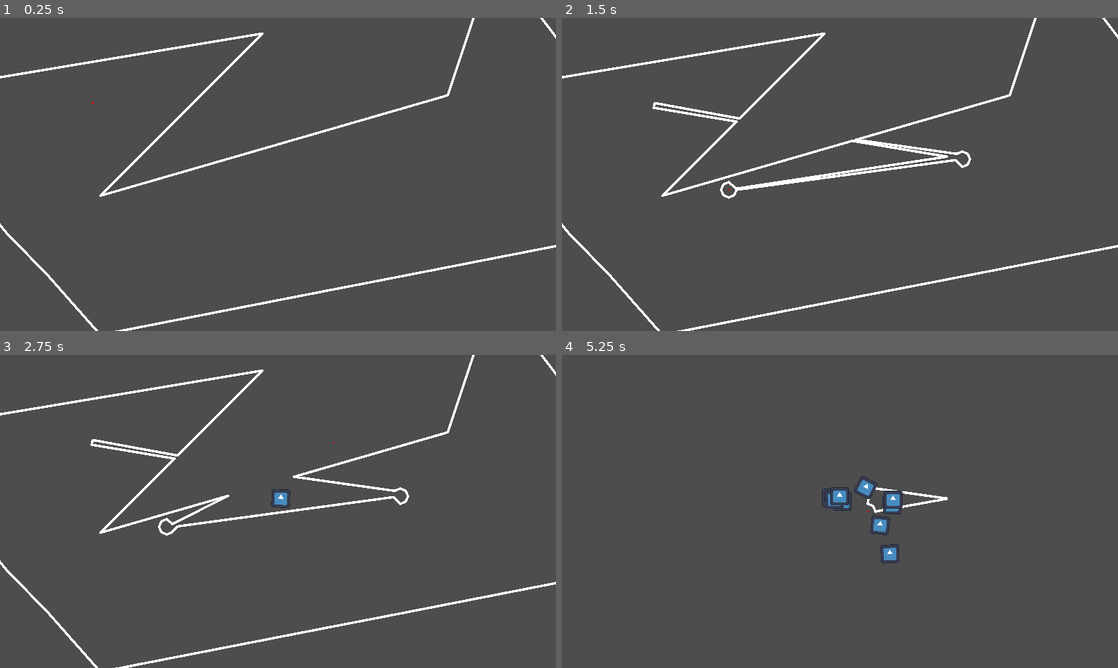
Above: before the commit, frames 1-4 (two rows, left to right).
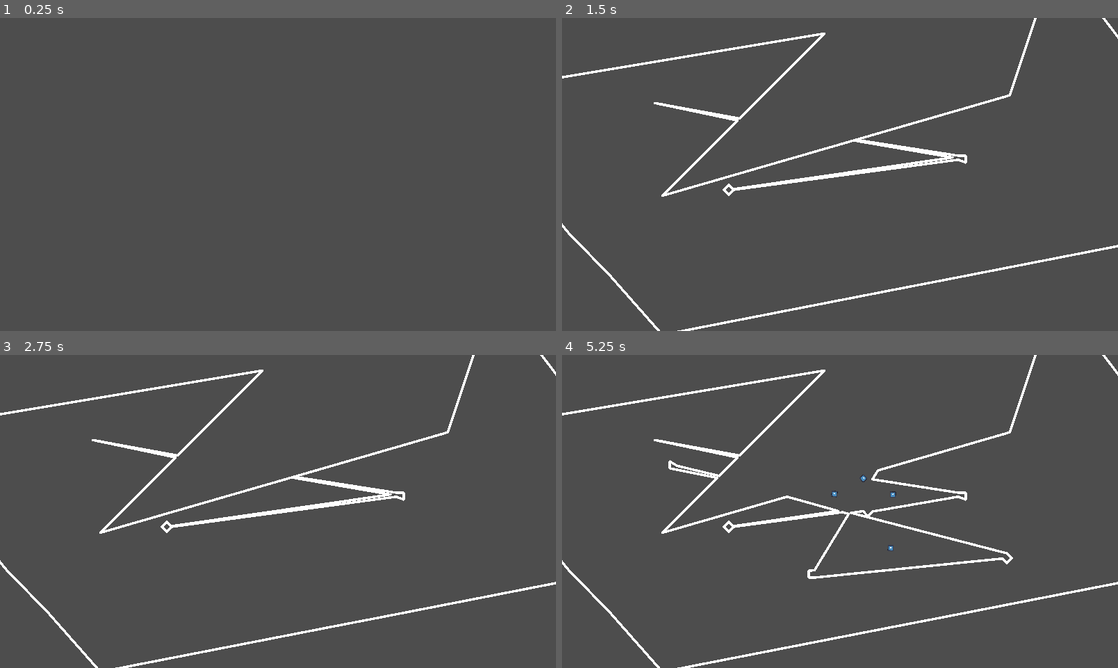
Above: after the commit, the same moments.

Repository: Quicksilver151/LazeAround
Game: Godot game, scene res://Scenes/testing_scene.tscn
Two runs of this game, one before a commit and one after it. Both use one fixed random seed, a clock stepped at 60 frames per second and the inputs below. The engine's default icon, where the game draws it, is replaced by a stand-in: a white triangle on a blue panel in a dark square.
Inputs (mouse positions are in pixels of both pictures, inside the frame that each line leads up to):
- Up to frame 1 (0.25 s): no input
- Up to frame 2 (1.5 s): tap Enter at 0.5 s; move the mouse to (962, 158) at 0.52 s; click (962, 158) at 0.67 s; tap Space at 1.25 s; move the mouse to (728, 190) at 1.27 s; click (728, 190) at 1.42 s
- Up to frame 3 (2.75 s): tap Enter at 2 s; move the mouse to (333, 442) at 2.02 s; click (333, 442) at 2.17 s
- Up to frame 4 (5.25 s): tap Space at 2.75, 4.25 s; move the mouse to (812, 574) at 2.77 s; click (812, 574) at 2.92 s; tap Enter at 3.5 s; move the mouse to (1006, 558) at 3.52 s; click (1006, 558) at 3.67 s; move the mouse to (673, 464) at 4.27 s; click (673, 464) at 4.42 s; move the mouse to (867, 511) at 5.02 s; click (867, 511) at 5.17 s

The runs differ from the first frame. In frame 1, 2.2% of the frame differs, in the area x 0-100%, y 0-100%; in frame 2, 0.7%; in frame 3, 1.1%; in frame 4, 4.3%.

Commit message:
made polycutter. also tested polygon failure

Diff:
--- a/Objects/ObjectAssets/Morphgon2D.gd
+++ /dev/null
@@ -1,29 +0,0 @@
-extends CollisionPolygon2D
-class_name Morphgon2D
-
-# Called when the node enters the scene tree for the first time.
-func _ready():
-	var new_polygon = PolygonLib.createRectanglePolygon(Vector2(1,1)*10)
-	polygon = new_polygon
-
-var time : float = 0.0
-var LAPSE: float = 0.01
-func _physics_process(delta):
-	# for each second:
-	time += delta
-	if time > LAPSE:
-		change_shape()
-		time = 0.0
-
-
-func change_shape():
-	var points = get_node("Line2D").points
-
-	var new_polygon = PolygonLib.createRectanglePolygon(Vector2(1,1)*10)
-	var new_node = Polygon2D.new()
-	new_node.polygon = new_polygon
-	new_node.self_modulate.a = 0.3
-	new_node.position = global_position
-	get_parent().get_parent().add_child(new_node)
-
-	print("okk")
--- /dev/null
+++ b/Objects/ObjectAssets/PolyCutter2D.gd
@@ -0,0 +1,64 @@
+extends Node2D
+class_name PolyCutter2D
+
+
+@onready var LazerPolygon: CollisionPolygon2D = get_parent()
+@onready var Lazer: Area2D = get_parent().get_parent()
+
+
+
+const MIN_DISTANCE = 5
+var prev_pos = Vector2.ZERO
+
+func _physics_process(delta):
+	if !is_visible_in_tree():
+		return
+
+	cut()
+
+func cut():
+	for body in Lazer.get_overlapping_bodies():
+		if !body.is_in_group("lazable"):
+			continue
+
+#		print(body.get_node("CollisionPolygon2D").polygon)
+		var results = PolygonLib.cutShape(body.get_node("CollisionPolygon2D").polygon,LazerPolygon.polygon,body.get_global_transform(), get_global_transform())
+
+		if results:
+			results = results.final
+			if results.size() == 0:
+				return
+
+
+			var new_main_poly = PolygonLib.simplifyLine(results[0],Global.PolygonDetail)
+			if Geometry2D.triangulate_polygon(new_main_poly).is_empty():
+				print("naaah")
+			body.get_node("CollisionPolygon2D").polygon = new_main_poly
+#			body.get_node("CollisionPolygon2D").polygon = results[0]
+#			body.position = PolygonLib.calculatePolygonCentroid(body.get_node("CollisionPolygon2D").polygon)
+			if body is RigidBody2D:
+				body.center_of_mass_mode = RigidBody2D.CENTER_OF_MASS_MODE_CUSTOM
+				body.center_of_mass = PolygonLib.calculatePolygonCentroid(body.get_node("CollisionPolygon2D").polygon)
+#			body.get_node("CollisionPolygon2D").polygon = PolygonLib.centerPolygon(body.get_node("CollisionPolygon2D").polygon)
+			results.pop_front()
+			#TODO: FIX THIS DAMN THING
+			for result in results:
+
+				if PolygonLib.getPolygonArea(result) > 100:
+					var new_poly = CollisionPolygon2D.new()
+					var new_rigid = RigidBody2D.new()
+					var sprite = Sprite2D.new()
+					sprite.texture = load("res://icon.svg")
+					new_rigid.add_child(sprite)
+					sprite.scale = Vector2.ONE * 0.1
+
+					new_rigid.global_position = PolygonLib.calculatePolygonCentroid(result) + body.position
+					new_rigid.center_of_mass_mode = RigidBody2D.CENTER_OF_MASS_MODE_CUSTOM
+					new_rigid.center_of_mass = PolygonLib.calculatePolygonCentroid(result)
+					new_rigid.add_to_group("lazable")
+					new_poly.polygon = PolygonLib.simplifyLine(result,Global.PolygonDetail)
+					new_poly.polygon = PolygonLib.translatePolygon(new_poly.polygon, - PolygonLib.calculatePolygonCentroid(result))
+					new_poly.name = "CollisionPolygon2D"
+					Lazer.get_parent().add_child(new_rigid)
+#					new_rigid.global_position = body.global_position
+					new_rigid.add_child(new_poly)
--- a/Scenes/testing_scene.tscn
+++ b/Scenes/testing_scene.tscn
@@ -22,7 +22,7 @@
 [node name="Testing scene" type="Node2D"]
 script = SubResource("GDScript_vfj1x")
 
-[node name="Ground" type="StaticBody2D" parent="."]
+[node name="Ground" type="StaticBody2D" parent="." groups=["lazable"]]
 position = Vector2(144, -160)
 metadata/_edit_group_ = true
 
--- a/test/lazer.tscn
+++ b/test/lazer.tscn
@@ -1,15 +1,17 @@
-[gd_scene load_steps=5 format=3 uid="uid://cpt6mmcmq02ty"]
+[gd_scene load_steps=6 format=3 uid="uid://cpt6mmcmq02ty"]
 
 [ext_resource type="Script" path="res://Code/Trail.gd" id="1_gdl23"]
+[ext_resource type="Script" path="res://Objects/ObjectAssets/PolyCutter2D.gd" id="2_53cgg"]
 
 [sub_resource type="GDScript" id="GDScript_7kcrj"]
 script/source = "extends Area2D
 
+
+@export_range(1,10,0.1) var LineWidth = 5.0
+
 @onready var LazerArea = self
 @onready var LazerPolygon = $LazerPolygon
-var displacement = 0
-const MIN_DISTANCE = 5
-var prev_pos = Vector2.ZERO
+
 
 # Called when the node enters the scene tree for the first time.
 func _ready():
@@ -17,14 +19,31 @@
 	pass # Replace with function body.
 
 func _physics_process(delta):
-#	var points = $Trail2D.points
-#	extrude_line(points, 50)
-	if PolygonLib.getPolygonArea(LazerPolygon.polygon) < 200:
-		LazerPolygon = $LazerPolygon2
+	for child in get_children():
+		child.hide()
+
+	if !Input.is_mouse_button_pressed(MOUSE_BUTTON_LEFT):
+		return
+
+	set_line_shape()
+	$Trail2D.show()
+
+	if $Trail2D.points[0].distance_to($Trail2D.points[1]) < 5:
+		$LazerPolygon2.show()
 	else:
-		LazerPolygon = $LazerPolygon
-	queue_redraw()
-	cut()
+		$LazerPolygon.show()
+
+#	queue_redraw()
+
+
+func set_line_shape():
+	var points = $Trail2D.points
+	var normals = PolygonLib.compute_point_normals(points)
+	var extruded = PolygonLib.translatePolygon(PolygonLib.extrude_line(points, LineWidth), -global_position)
+	if Geometry2D.triangulate_polygon(extruded).is_empty():
+		print(\"err lmao\")
+	else:
+		$LazerPolygon.polygon = extruded
 
 func move(points: PackedVector2Array, offset: Vector2) -> PackedVector2Array:
 	var new_points:PackedVector2Array = []
@@ -32,66 +51,22 @@
 		new_points.append(point + offset)
 	return new_points
 
-func _draw():
-	var points = $Trail2D.points
-	var normals = PolygonLib.compute_point_normals(points)
-	var extruded = PolygonLib.translatePolygon(PolygonLib.extrude_line(points, 10), -global_position)
-
-	$LazerPolygon.polygon = extruded
-#	draw_polygon(extruded, PackedColorArray([Color.BLUE]))
-
-	for i in range(extruded.size()):
-		var point = extruded[i]
-		var somei = i * 1.0 / extruded.size()
-		var color = Color(somei,0,0)
-		draw_circle(point, 2, color)
-#	for i in normals.size():
-#		draw_line(points[i],points[i]*normals[i], Color.GREEN)
+#func _draw():
+#
+##	draw_polygon(extruded, PackedColorArray([Color.BLUE]))
+#
+#	for i in range(extruded.size()):
+#		var point = extruded[i]
+#		var somei = i * 1.0 / extruded.size()
+#		var color = Color(somei,0,0)
+#		draw_circle(point, 2, color)
+##	for i in normals.size():
+##		draw_line(points[i],points[i]*normals[i], Color.GREEN)
 
 
 func _unhandled_input(event):
 	if event is InputEventMouse:
 		position = get_global_mouse_position()
-
-
-func cut():
-	for body in get_overlapping_bodies():
-
-#		print(body.get_node(\"CollisionPolygon2D\").polygon)
-		var results = PolygonLib.cutShape(body.get_node(\"CollisionPolygon2D\").polygon,LazerPolygon.polygon,body.get_global_transform(), get_global_transform())
-
-		if results:
-			results = results.final
-			if results.size() == 0:
-				return
-
-			body.get_node(\"CollisionPolygon2D\").polygon = PolygonLib.simplifyLine(results[0],Global.PolygonDetail)
-#			body.get_node(\"CollisionPolygon2D\").polygon = results[0]
-#			body.position = PolygonLib.calculatePolygonCentroid(body.get_node(\"CollisionPolygon2D\").polygon)
-			if body is RigidBody2D:
-				body.center_of_mass_mode = RigidBody2D.CENTER_OF_MASS_MODE_CUSTOM
-				body.center_of_mass = PolygonLib.calculatePolygonCentroid(body.get_node(\"CollisionPolygon2D\").polygon)
-#			body.get_node(\"CollisionPolygon2D\").polygon = PolygonLib.centerPolygon(body.get_node(\"CollisionPolygon2D\").polygon)
-			results.pop_front()
-			#TODO: FIX THIS DAMN THING
-			for result in results:
-				if PolygonLib.getPolygonArea(result) > 100:
-					var new_poly = CollisionPolygon2D.new()
-					var new_rigid = RigidBody2D.new()
-					var sprite = Sprite2D.new()
-					sprite.texture = load(\"res://icon.svg\")
-					new_rigid.add_child(sprite)
-					sprite.scale = Vector2.ONE * 0.3
-
-					new_rigid.global_position = PolygonLib.calculatePolygonCentroid(result) + body.position
-					new_rigid.center_of_mass_mode = RigidBody2D.CENTER_OF_MASS_MODE_CUSTOM
-					new_rigid.center_of_mass = PolygonLib.calculatePolygonCentroid(result)
-					new_poly.polygon = PolygonLib.simplifyLine(result,Global.PolygonDetail)
-					new_poly.polygon = PolygonLib.translatePolygon(new_poly.polygon, - PolygonLib.calculatePolygonCentroid(result))
-					new_poly.name = \"CollisionPolygon2D\"
-					get_parent().add_child(new_rigid)
-#					new_rigid.global_position = body.global_position
-					new_rigid.add_child(new_poly)
 
 
 
@@ -110,9 +85,9 @@
 
 [node name="Lazer" type="Area2D"]
 script = SubResource("GDScript_7kcrj")
+LineWidth = 6.4
 
 [node name="Trail2D" type="Line2D" parent="."]
-visible = false
 width_curve = SubResource("Curve_7crwr")
 gradient = SubResource("Gradient_s1jpi")
 joint_mode = 2
@@ -124,5 +99,11 @@
 
 [node name="LazerPolygon" type="CollisionPolygon2D" parent="."]
 
+[node name="PolyCutter2D" type="Node2D" parent="LazerPolygon"]
+script = ExtResource("2_53cgg")
+
 [node name="LazerPolygon2" type="CollisionPolygon2D" parent="."]
-polygon = PackedVector2Array(-16, 0, -11, -11, 0, -16, 11, -11, 16, 0, 11, 11, 0, 16, -11, 11)
+polygon = PackedVector2Array(-10, 0, -7, -7, 0, -10, 7, -7, 10, 0, 7, 7, 0, 10, -7, 7)
+
+[node name="PolyCutter2D" type="Node2D" parent="LazerPolygon2"]
+script = ExtResource("2_53cgg")
--- a/tests/morphgon_testing.tscn
+++ b/tests/morphgon_testing.tscn
@@ -1,6 +1,6 @@
-[gd_scene load_steps=5 format=3 uid="uid://c50bst57irjci"]
+[gd_scene load_steps=5 format=3]
 
-[ext_resource type="Script" path="res://Objects/ObjectAssets/Morphgon2D.gd" id="1_x3ngv"]
+[ext_resource type="Script" path="res://Objects/ObjectAssets/PolyCutter2D.gd" id="1_x3ngv"]
 [ext_resource type="Script" path="res://tests/morphgon_testing.gd" id="1_xn3rx"]
 [ext_resource type="Script" path="res://Code/Trail.gd" id="3_fkxc6"]
 
